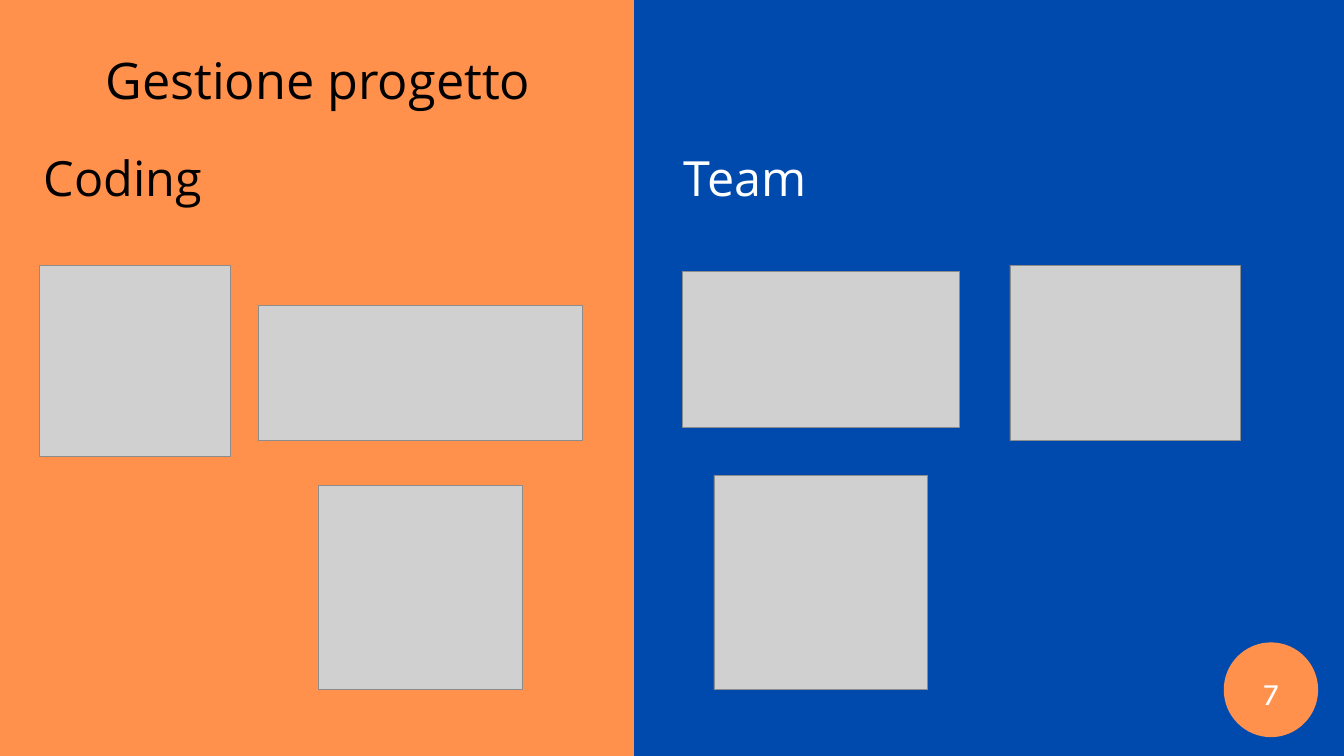
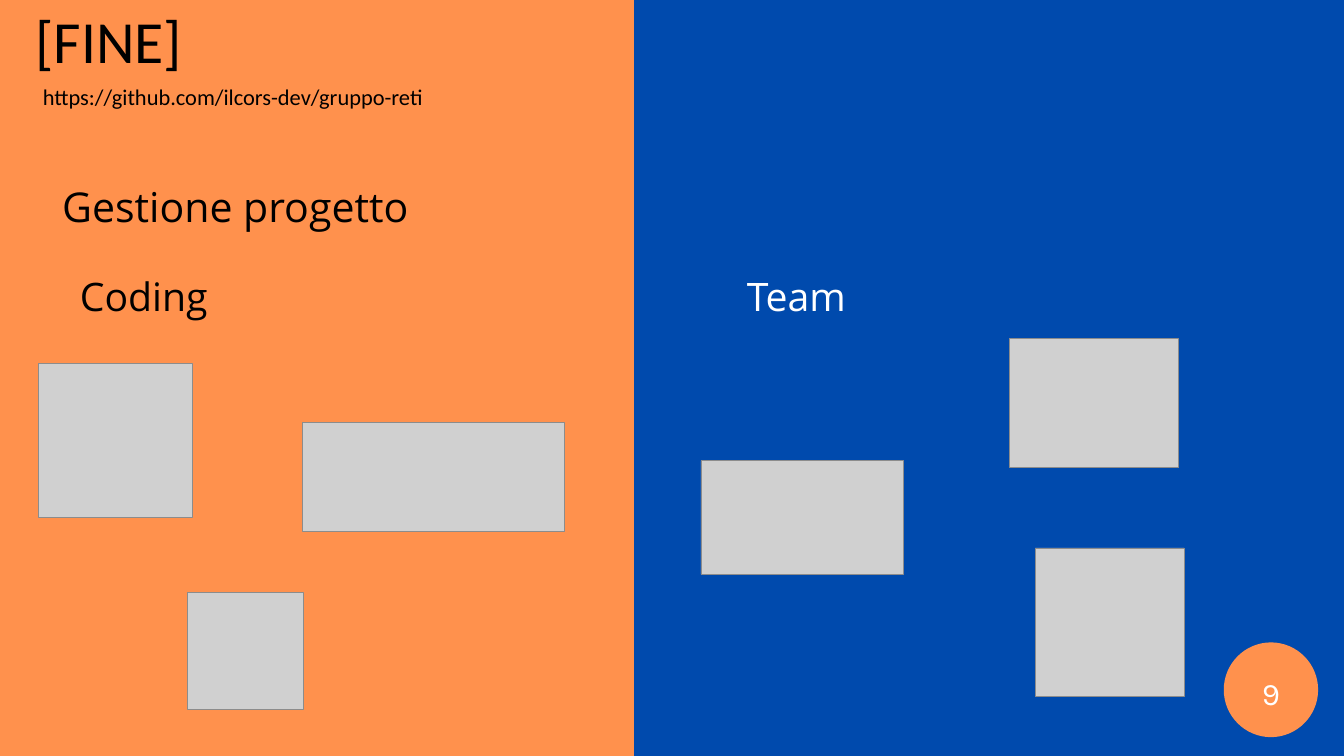
Before and after one commit to ilcors-dev/gruppo-reti, a slide deck: slide 9 of esercitazione_1/documents/Esercitazione 1.pptx (slide 7 before the commit). Drawn at 1344x756 pixels with LibreOffice and Linux fonts; fonts in the diff are those of the drawing; grey boxes stand for pictures. Boxes give left, top, right and bottom in pixels: in the first picture for what was removed or moved away, otherwise in the second. Text is boxed around its words. In the diff, an @@ line names an element or a change of style, - is before the commit and + after.

```diff
--- a/esercitazione_1/documents/Esercitazione 1.pptx
+++ b/esercitazione_1/documents/Esercitazione 1.pptx
@@ text added at bbox=[35, 19, 182, 71], 64 pt, text #000000 @@
+[FINE]
@@ text added at bbox=[43, 89, 423, 109], 24 pt, text #000000 @@
+https://github.com/ilcors-dev/gruppo-reti
@@ text "Gestione progetto": place and size @@
-text "Gestione progetto" at bbox=[105, 62, 531, 111]
+text "Gestione progetto" at bbox=[62, 192, 408, 232]
@@ text "Gestione progetto" at bbox=[62, 192, 408, 232]: size 54 to 44 pt @@
@@ text "Coding": place and size @@
-text "Coding" at bbox=[44, 159, 202, 208]
+text "Coding" at bbox=[80, 281, 208, 321]
@@ text "Coding" at bbox=[80, 281, 208, 321]: size 52 to 42 pt @@
@@ text "Team" at bbox=[747, 283, 846, 312]: size 52 to 42 pt @@
@@ text "Team": place and size @@
-text "Team" at bbox=[684, 161, 807, 197]
+text "Team" at bbox=[747, 283, 846, 312]
@@ picture: place and size @@
-picture at bbox=[1010, 265, 1241, 441]
+picture at bbox=[1009, 339, 1179, 468]
@@ picture: place and size @@
-picture at bbox=[39, 265, 230, 456]
+picture at bbox=[38, 364, 192, 517]
@@ picture: place and size @@
-picture at bbox=[259, 306, 582, 441]
+picture at bbox=[302, 422, 564, 532]
@@ picture: place and size @@
-picture at bbox=[683, 271, 960, 427]
+picture at bbox=[701, 460, 903, 574]
@@ picture: place and size @@
-picture at bbox=[714, 476, 927, 689]
+picture at bbox=[1036, 548, 1184, 697]
@@ picture: place and size @@
-picture at bbox=[318, 485, 522, 689]
+picture at bbox=[187, 593, 304, 710]
@@ text at bbox=[1262, 685, 1280, 706]: text changed @@
-7
+9
```
Also in this commit, not shown: 6 other slides changed, 2 slides added, 1 other file.
